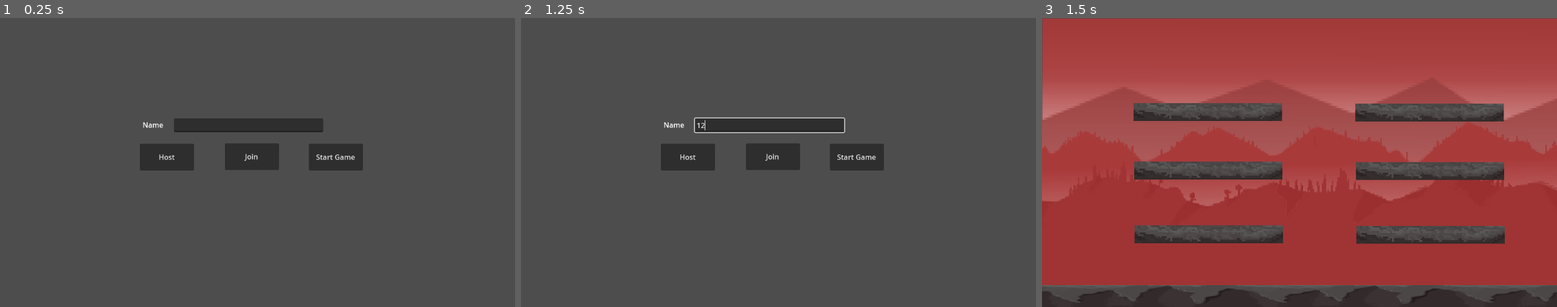
Above: before the commit, frames 1-3 (left to right).
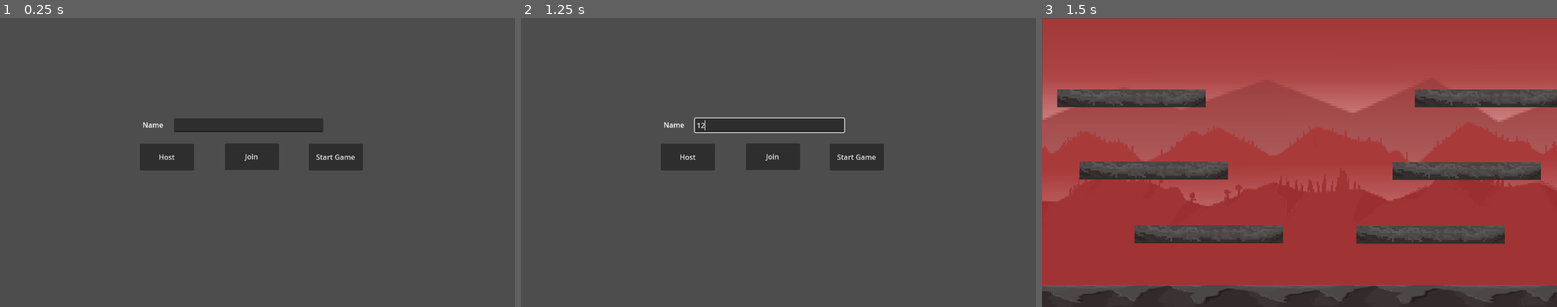
Above: after the commit, the same moments.

Repository: jaugustyn02/MagicJam2024
Game: Godot game, scene res://src/game_management/MultiplayerController.tscn
The game is run twice, just before and just after one commit, with the same random seed, the same clock (stepped at 60 frames per second) and the same inputs.
Inputs (mouse positions are in pixels of both pictures, inside the frame that each line leads up to):
- Up to frame 1 (0.25 s): no input
- Up to frame 2 (1.25 s): click (768, 124) at 0.52 s; type "12" at 0.6 s
- Up to frame 3 (1.5 s): click "Start Game" at 1.25 s

Frames 1-2 are identical in both runs. In frame 3, 8.9% of the frame differs, in the area x 2-100%, y 24-57%.

Commit message:
Something

Diff:
--- a/project.godot
+++ b/project.godot
@@ -36,6 +36,11 @@
 "events": [Object(InputEventKey,"resource_local_to_scene":false,"resource_name":"","device":0,"window_id":0,"alt_pressed":false,"shift_pressed":false,"ctrl_pressed":false,"meta_pressed":false,"pressed":false,"keycode":0,"physical_keycode":68,"key_label":0,"unicode":0,"echo":false,"script":null)
 ]
 }
+Attack={
+"deadzone": 0.5,
+"events": [Object(InputEventMouseButton,"resource_local_to_scene":false,"resource_name":"","device":-1,"window_id":0,"alt_pressed":false,"shift_pressed":false,"ctrl_pressed":false,"meta_pressed":false,"button_mask":0,"position":Vector2(0, 0),"global_position":Vector2(0, 0),"factor":1.0,"button_index":1,"canceled":false,"pressed":false,"double_click":false,"script":null)
+]
+}
 
 [rendering]
 
--- a/src/character/Character.tscn
+++ b/src/character/Character.tscn
@@ -1,17 +1,33 @@
-[gd_scene load_steps=3 format=3 uid="uid://dwwrymyw0drjn"]
+[gd_scene load_steps=5 format=3 uid="uid://dwwrymyw0drjn"]
 
 [ext_resource type="Script" path="res://src/character/Character.gd" id="1_bwqo2"]
+[ext_resource type="Texture2D" uid="uid://28475t0608vd" path="res://resources/Individual Sprites/adventurer-idle-01.png" id="2_rorrp"]
+
+[sub_resource type="SpriteFrames" id="SpriteFrames_07iq1"]
+animations = [{
+"frames": [{
+"duration": 1.0,
+"texture": ExtResource("2_rorrp")
+}],
+"loop": true,
+"name": &"Idle",
+"speed": 5.0
+}]
 
 [sub_resource type="RectangleShape2D" id="RectangleShape2D_hps51"]
+size = Vector2(30, 33)
 
 [node name="Character" type="CharacterBody2D"]
 script = ExtResource("1_bwqo2")
 
 [node name="AnimatedSprite2D" type="AnimatedSprite2D" parent="."]
+sprite_frames = SubResource("SpriteFrames_07iq1")
+animation = &"Idle"
 
 [node name="StaticBody2D" type="StaticBody2D" parent="."]
 
 [node name="CollisionShape2D" type="CollisionShape2D" parent="StaticBody2D"]
+position = Vector2(1, 1)
 shape = SubResource("RectangleShape2D_hps51")
 
 [node name="Cursor" type="Node2D" parent="."]
--- a/src/character/TestPlayer.gd
+++ b/src/character/TestPlayer.gd
@@ -22,8 +22,11 @@
 			velocity.y += gravity * delta * (MULTIPLICATOR ** 2)
 
 		# Handle jump.
-		if Input.is_action_just_pressed("ui_accept") and is_on_floor():
+		if Input.is_action_just_pressed("Jump") and is_on_floor():
 			velocity.y = JUMP_VELOCITY * MULTIPLICATOR
+
+		if Input.is_action_just_pressed("Attack") and is_on_floor():
+			anim.play("Attack")
 
 		# Get the input direction and handle the movement/deceleration.
 		# As good practice, you should replace UI actions with custom gameplay actions.
--- a/src/character/TestPlayer.tscn
+++ b/src/character/TestPlayer.tscn
@@ -1,15 +1,20 @@
-[gd_scene load_steps=25 format=3 uid="uid://bgrlwqk04wnx4"]
+[gd_scene load_steps=35 format=3 uid="uid://bgrlwqk04wnx4"]
 
 [ext_resource type="Script" path="res://src/character/TestPlayer.gd" id="1_g7qy8"]
 [ext_resource type="Texture2D" uid="uid://dgcm2h5od45yj" path="res://resources/Individual Sprites/adventurer-idle-00.png" id="2_axhvv"]
 [ext_resource type="Texture2D" uid="uid://51m2ey7yhhen" path="res://resources/Individual Sprites/adventurer-fall-00.png" id="2_qp3ld"]
+[ext_resource type="Texture2D" uid="uid://ckl82efnynfyg" path="res://resources/Individual Sprites/adventurer-attack1-00.png" id="2_trvem"]
 [ext_resource type="Texture2D" uid="uid://28475t0608vd" path="res://resources/Individual Sprites/adventurer-idle-01.png" id="3_7alye"]
 [ext_resource type="Texture2D" uid="uid://cq5gfgd0i3iel" path="res://resources/Individual Sprites/adventurer-fall-01.png" id="3_e6wwc"]
+[ext_resource type="Texture2D" uid="uid://dwr3o68v55wqb" path="res://resources/Individual Sprites/adventurer-attack1-01.png" id="3_i1ui0"]
+[ext_resource type="Texture2D" uid="uid://dlrshnm8xghdj" path="res://resources/Individual Sprites/adventurer-attack1-02.png" id="4_704np"]
 [ext_resource type="Texture2D" uid="uid://ppln3ds6dcrb" path="res://resources/Individual Sprites/adventurer-run-00.png" id="4_bibnq"]
 [ext_resource type="Texture2D" uid="uid://b1hfxo5yyarlp" path="res://resources/Individual Sprites/adventurer-jump-00.png" id="4_gx4i1"]
+[ext_resource type="Texture2D" uid="uid://boi7jwnn2xhri" path="res://resources/Individual Sprites/adventurer-attack1-03.png" id="5_4nuv0"]
 [ext_resource type="Texture2D" uid="uid://dswqnmk018gas" path="res://resources/Individual Sprites/adventurer-jump-01.png" id="5_djimd"]
 [ext_resource type="Texture2D" uid="uid://dieuvw6te8xwt" path="res://resources/Individual Sprites/adventurer-run-01.png" id="5_um8qv"]
 [ext_resource type="Texture2D" uid="uid://dieb0ah1udu1j" path="res://resources/Individual Sprites/adventurer-run-02.png" id="6_uv6av"]
+[ext_resource type="Texture2D" uid="uid://carq2gebti0b4" path="res://resources/Individual Sprites/adventurer-attack1-04.png" id="6_w7n4o"]
 [ext_resource type="Texture2D" uid="uid://kwg7m1nacw6i" path="res://resources/Individual Sprites/adventurer-jump-02.png" id="6_xw4m3"]
 [ext_resource type="Texture2D" uid="uid://by3eydtb536qw" path="res://resources/Individual Sprites/adventurer-jump-03.png" id="7_2hsjr"]
 [ext_resource type="Texture2D" uid="uid://dla4sorpdidcd" path="res://resources/Individual Sprites/adventurer-run-03.png" id="7_y4pfq"]
@@ -17,8 +22,8 @@
 [ext_resource type="Texture2D" uid="uid://bwarw340b4p15" path="res://resources/Individual Sprites/adventurer-run-05.png" id="9_hgm07"]
 
 [sub_resource type="CapsuleShape2D" id="CapsuleShape2D_0f4up"]
-radius = 61.0
-height = 122.0
+radius = 36.0
+height = 72.0
 
 [sub_resource type="SceneReplicationConfig" id="SceneReplicationConfig_gim6j"]
 properties/0/path = NodePath(".:position")
@@ -29,6 +34,26 @@
 animations = [{
 "frames": [{
 "duration": 1.0,
+"texture": ExtResource("2_trvem")
+}, {
+"duration": 1.0,
+"texture": ExtResource("3_i1ui0")
+}, {
+"duration": 1.0,
+"texture": ExtResource("4_704np")
+}, {
+"duration": 1.0,
+"texture": ExtResource("5_4nuv0")
+}, {
+"duration": 1.0,
+"texture": ExtResource("6_w7n4o")
+}],
+"loop": true,
+"name": &"Attack",
+"speed": 5.0
+}, {
+"frames": [{
+"duration": 1.0,
 "texture": ExtResource("2_qp3ld")
 }, {
 "duration": 1.0,
@@ -217,8 +242,37 @@
 "values": [0, 1, 2, 3, 4, 5]
 }
 
+[sub_resource type="Animation" id="Animation_7bq6i"]
+resource_name = "Attack"
+length = 0.45
+tracks/0/type = "value"
+tracks/0/imported = false
+tracks/0/enabled = true
+tracks/0/path = NodePath("AnimatedSprite2D:animation")
+tracks/0/interp = 1
+tracks/0/loop_wrap = true
+tracks/0/keys = {
+"times": PackedFloat32Array(0),
+"transitions": PackedFloat32Array(1),
+"update": 1,
+"values": [&"Attack"]
+}
+tracks/1/type = "value"
+tracks/1/imported = false
+tracks/1/enabled = true
+tracks/1/path = NodePath("AnimatedSprite2D:frame")
+tracks/1/interp = 1
+tracks/1/loop_wrap = true
+tracks/1/keys = {
+"times": PackedFloat32Array(0, 0.1, 0.2, 0.3, 0.4),
+"transitions": PackedFloat32Array(1, 1, 1, 1, 1),
+"update": 1,
+"values": [0, 1, 2, 3, 4]
+}
+
 [sub_resource type="AnimationLibrary" id="AnimationLibrary_c7isx"]
 _data = {
+"Attack": SubResource("Animation_7bq6i"),
 "Fall": SubResource("Animation_17srq"),
 "Idle": SubResource("Animation_ywdnh"),
 "Jump": SubResource("Animation_uojgv"),
@@ -226,6 +280,22 @@
 "Run": SubResource("Animation_irror")
 }
 
+[sub_resource type="AnimationNodeAnimation" id="AnimationNodeAnimation_7241s"]
+animation = &"Idle"
+
+[sub_resource type="AnimationNodeBlendSpace2D" id="AnimationNodeBlendSpace2D_bb2bc"]
+blend_point_0/node = SubResource("AnimationNodeAnimation_7241s")
+blend_point_0/pos = Vector2(-1, 0)
+
+[sub_resource type="AnimationNodeStateMachineTransition" id="AnimationNodeStateMachineTransition_a5uol"]
+advance_mode = 2
+
+[sub_resource type="AnimationNodeStateMachine" id="AnimationNodeStateMachine_kwd8a"]
+states/Idle/node = SubResource("AnimationNodeBlendSpace2D_bb2bc")
+states/Idle/position = Vector2(382, 119)
+states/Start/position = Vector2(192, 106)
+transitions = ["Start", "Idle", SubResource("AnimationNodeStateMachineTransition_a5uol")]
+
 [node name="TestPlayer" type="CharacterBody2D"]
 script = ExtResource("1_g7qy8")
 
@@ -238,13 +308,21 @@
 
 [node name="AnimatedSprite2D" type="AnimatedSprite2D" parent="."]
 texture_filter = 1
-position = Vector2(3, -10)
-scale = Vector2(4.21, 3.82221)
+position = Vector2(4, -7)
+scale = Vector2(2.5025, 2.13123)
 sprite_frames = SubResource("SpriteFrames_jrgsd")
-animation = &"Fall"
+animation = &"Idle"
 frame = 1
 
 [node name="AnimationPlayer" type="AnimationPlayer" parent="."]
 libraries = {
 "": SubResource("AnimationLibrary_c7isx")
 }
+
+[node name="AnimationTree" type="AnimationTree" parent="."]
+libraries = {
+"": SubResource("AnimationLibrary_c7isx")
+}
+tree_root = SubResource("AnimationNodeStateMachine_kwd8a")
+anim_player = NodePath("../AnimationPlayer")
+parameters/Idle/blend_position = Vector2(-0.904, 0.174603)
--- a/src/level/TestLevel.tscn
+++ b/src/level/TestLevel.tscn
@@ -50,45 +50,45 @@
 
 [node name="Platform3" type="Sprite2D" parent="StaticBody2D"]
 texture_filter = 1
-position = Vector2(372, 342)
+position = Vector2(250, 342)
 scale = Vector2(4, 4)
 texture = ExtResource("4_bvoux")
 
 [node name="CollisionShape2D4" type="CollisionShape2D" parent="StaticBody2D"]
-position = Vector2(372, 342)
+position = Vector2(250, 342)
 scale = Vector2(2.49219, 0.523438)
 shape = SubResource("RectangleShape2D_r5ois")
 
 [node name="Platform4" type="Sprite2D" parent="StaticBody2D"]
 texture_filter = 1
-position = Vector2(868, 343)
+position = Vector2(950, 343)
 scale = Vector2(4, 4)
 texture = ExtResource("4_bvoux")
 
 [node name="CollisionShape2D5" type="CollisionShape2D" parent="StaticBody2D"]
-position = Vector2(868, 342.5)
+position = Vector2(950, 342.5)
 scale = Vector2(2.49219, 0.523438)
 shape = SubResource("RectangleShape2D_r5ois")
 
 [node name="Platform5" type="Sprite2D" parent="StaticBody2D"]
 texture_filter = 1
-position = Vector2(371, 211)
+position = Vector2(200, 180)
 scale = Vector2(4, 4)
 texture = ExtResource("4_bvoux")
 
 [node name="CollisionShape2D6" type="CollisionShape2D" parent="StaticBody2D"]
-position = Vector2(371, 211)
+position = Vector2(200, 180)
 scale = Vector2(2.49219, 0.523438)
 shape = SubResource("RectangleShape2D_r5ois")
 
 [node name="Platform6" type="Sprite2D" parent="StaticBody2D"]
 texture_filter = 1
-position = Vector2(867, 212)
+position = Vector2(1000, 180)
 scale = Vector2(4, 4)
 texture = ExtResource("4_bvoux")
 
 [node name="CollisionShape2D7" type="CollisionShape2D" parent="StaticBody2D"]
-position = Vector2(867, 211.5)
+position = Vector2(1000, 180)
 scale = Vector2(2.49219, 0.523438)
 shape = SubResource("RectangleShape2D_r5ois")
 
